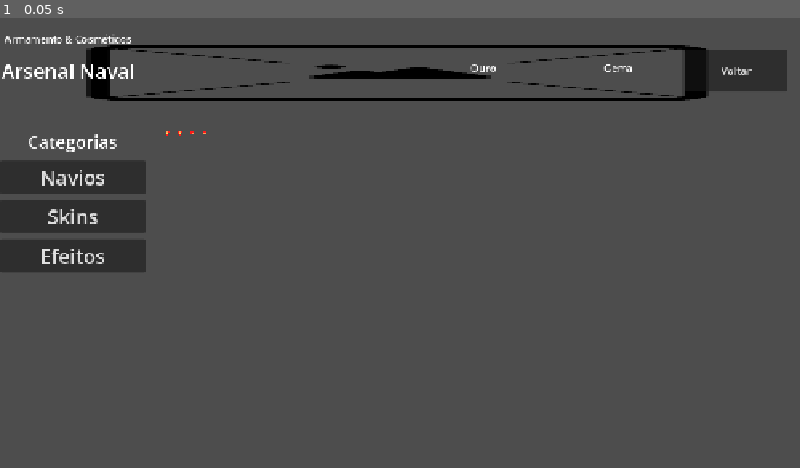
Above: before the commit, frame 1.
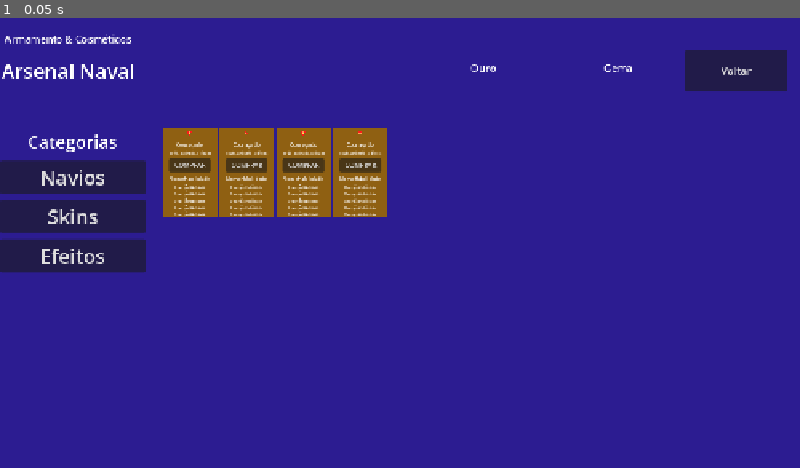
Above: after the commit, the same moment.

Repository: batalha-naval-eng-soft-III/batalha-naval-godot
Game: Godot game, scene res://Scenes/TelaLoja.tscn
Two runs of this game, one before a commit and one after it. Both use one fixed random seed, a clock stepped at 60 frames per second and the inputs below. This scene is started directly instead of the project's main scene.
Inputs:
- Up to frame 1 (0.05 s): no input

The runs differ from the first frame. In frame 1, 99% of the frame differs, in the area x 0-100%, y 0-100%.

Commit message:
ultimas alteracoes na loja

Diff:
--- a/Scenes/TelaLoja.tscn
+++ b/Scenes/TelaLoja.tscn
@@ -1,7 +1,7 @@
 [gd_scene format=3 uid="uid://csgoly7dydsk7"]
 
 [ext_resource type="Texture2D" uid="uid://dlnpf0y08l250" path="res://Sprites/Placeholder/Placeholder.png" id="1_q4cfh"]
-[ext_resource type="Texture2D" uid="uid://dgfgwdqr5ik0d" path="res://Sprites/1explosion.png" id="2_g62hh"]
+[ext_resource type="PackedScene" uid="uid://dbki8o7rdgqm5" path="res://Scenes/item_loja.tscn" id="2_g62hh"]
 
 [node name="TelaLoja" type="Node2D" unique_id=204960472]
 
@@ -11,6 +11,14 @@
 texture = ExtResource("1_q4cfh")
 
 [node name="CanvasLayer" type="CanvasLayer" parent="." unique_id=1909817496]
+
+[node name="ColorRect" type="ColorRect" parent="CanvasLayer" unique_id=997905885]
+anchors_preset = 15
+anchor_right = 1.0
+anchor_bottom = 1.0
+grow_horizontal = 2
+grow_vertical = 2
+color = Color(0.17319292, 0.111599244, 0.5690529, 1)
 
 [node name="MoedaOuro" type="Label" parent="CanvasLayer" unique_id=747884486]
 offset_left = 684.0
@@ -98,20 +106,6 @@
 text = "Efeitos
 "
 
-[node name="VBoxContainer2" type="VBoxContainer" parent="CanvasLayer" unique_id=583336100]
-anchors_preset = 3
-anchor_left = 1.0
-anchor_top = 1.0
-anchor_right = 1.0
-anchor_bottom = 1.0
-offset_left = -1033.0
-offset_top = -555.0
-grow_horizontal = 0
-grow_vertical = 0
-
-[node name="HBoxContainer" type="HBoxContainer" parent="CanvasLayer/VBoxContainer2" unique_id=404553320]
-layout_mode = 2
-
 [node name="GridContainer" type="GridContainer" parent="CanvasLayer" unique_id=1076697713]
 anchors_preset = 3
 anchor_left = 1.0
@@ -120,26 +114,20 @@
 anchor_bottom = 1.0
 offset_left = -1020.0
 offset_top = -543.0
+offset_right = -88.0
+offset_bottom = -169.0
 grow_horizontal = 0
 grow_vertical = 0
 columns = 5
 
-[node name="TextureRect" type="TextureRect" parent="CanvasLayer/GridContainer" unique_id=1326236358]
+[node name="ItemLoja" parent="CanvasLayer/GridContainer" unique_id=487360648 instance=ExtResource("2_g62hh")]
 layout_mode = 2
-texture = ExtResource("2_g62hh")
-stretch_mode = 1
 
-[node name="TextureRect2" type="TextureRect" parent="CanvasLayer/GridContainer" unique_id=1915357049]
+[node name="ItemLoja2" parent="CanvasLayer/GridContainer" unique_id=1047451500 instance=ExtResource("2_g62hh")]
 layout_mode = 2
-texture = ExtResource("2_g62hh")
-stretch_mode = 1
 
-[node name="TextureRect3" type="TextureRect" parent="CanvasLayer/GridContainer" unique_id=79100315]
+[node name="ItemLoja3" parent="CanvasLayer/GridContainer" unique_id=1806811013 instance=ExtResource("2_g62hh")]
 layout_mode = 2
-texture = ExtResource("2_g62hh")
-stretch_mode = 1
 
-[node name="TextureRect4" type="TextureRect" parent="CanvasLayer/GridContainer" unique_id=905638310]
+[node name="ItemLoja4" parent="CanvasLayer/GridContainer" unique_id=2053635137 instance=ExtResource("2_g62hh")]
 layout_mode = 2
-texture = ExtResource("2_g62hh")
-stretch_mode = 1
